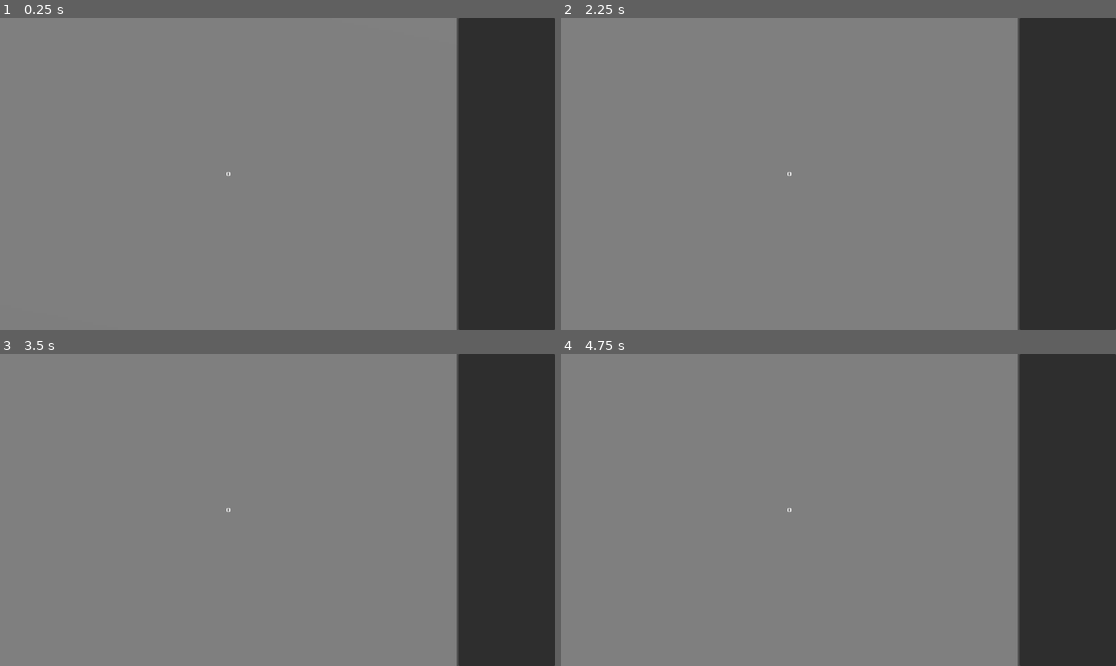
Above: before the commit, frames 1-4 (two rows, left to right).
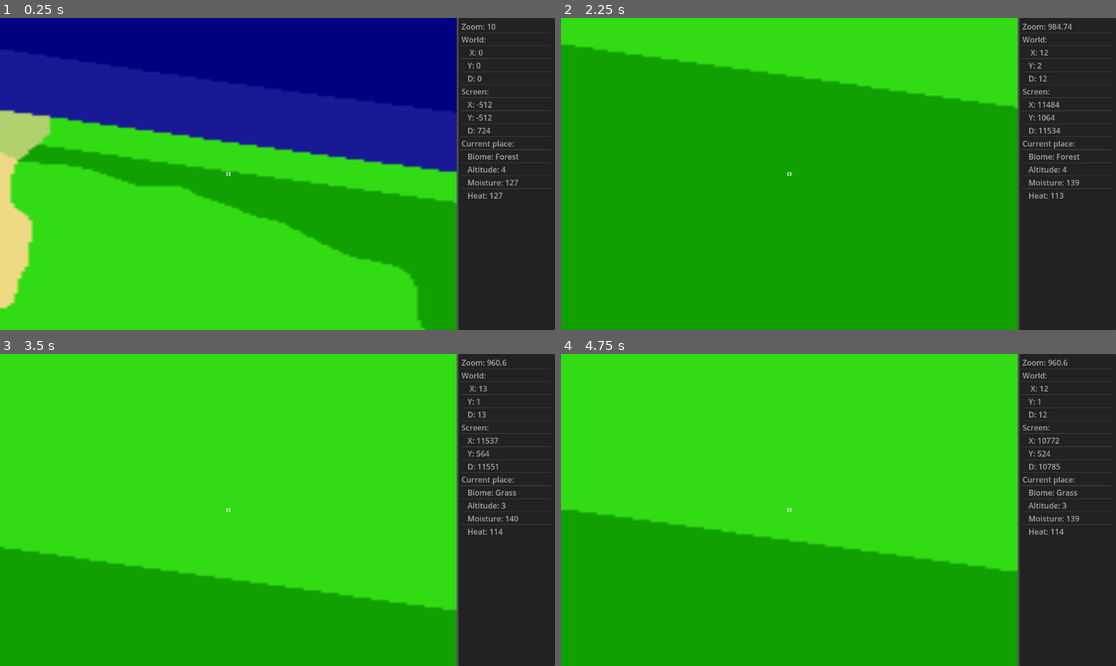
Above: after the commit, the same moments.

Repository: edwin-cox/godot-infinite-worldmap
Game: Godot game, scene res://fullscript/world_map.tscn
Same seed, same stepped clock (60 frames per second), same inputs: the game is played once before the commit and once after it. The project has no main scene, so this scene is started directly.
Inputs:
- Up to frame 1 (0.25 s): no input
- Up to frame 2 (2.25 s): tap Enter at 0.5 s; hold Right (ui_right) 0.53-1.28 s; hold Page Up (zoom_in) 0.53-1.28 s; tap Page Down (zoom_out) at 0.8, 1.35 s; hold Down (ui_down) 1.28-2.03 s; tap Page Up (zoom_in) at 1.55 s; hold Right (ui_right) from 2.03 s (still down); hold Page Up (zoom_in) from 2.03 s (still down)
- Up to frame 3 (3.5 s): tap Page Down (zoom_out) at 2.3, 2.85 s; release Right (ui_right) at 2.78 s; release Page Up (zoom_in) at 2.78 s; hold Up (ui_up) from 2.78 s (still down); tap Page Up (zoom_in) at 3.05 s
- Up to frame 4 (4.75 s): release Up (ui_up) at 3.53 s; hold Page Up (zoom_in) 3.53-4.28 s; hold Left (ui_left) from 3.53 s (still down); tap Page Down (zoom_out) at 3.8, 4.35 s; tap Page Up (zoom_in) at 4.55 s

The runs differ from the first frame. In frame 1, 83% of the frame differs, in the area x 0-94%, y 0-100%; in frame 2, 83%; in frame 3, 83%; in frame 4, 83%.

Commit message:
added current area info

Diff:
--- a/fullscript/area_info_object.gd
+++ b/fullscript/area_info_object.gd
@@ -2,13 +2,13 @@
 
 class_name AreaInfoObject
 
-var biome:float
-var heat:float
-var moisture:float
-var altitude:float
+var biome:int
+var heat:int
+var moisture:int
+var altitude:int
 var color:Color
 
-func _init(biome:float,heat:float,moisture:float,altitude:float,color:Array):
+func _init(biome:int,heat:int,moisture:int,altitude:int,color:Array):
 	self.biome=biome
 	self.heat=heat
 	self.moisture=moisture
--- a/fullscript/biome_generator.gd
+++ b/fullscript/biome_generator.gd
@@ -54,6 +54,23 @@
 	cSnow:[255,255,255]
 }
 
+const BIOME_NAME_TABLE={
+	cDeepWater:"Deep Water",
+	cShallowWater:"Shallow Water",
+	cSand:"Sand",
+	cDesert:"Desert",
+	cGrass:"Grass",
+	cSavanna:"Savanna",
+	cForest:"Forest",
+	cSeasonalForest:"Seasonal Forest",
+	cBorealForest:"Boreal Forest",
+	cRainForest:"Rain Forest",
+	cRock:"Rock",
+	cTundra:"Tundra",
+	cSnow:"Ice"
+}
+
+
 static func get_biome_buffer1(height_buffer:PackedByteArray,main_height_buffer:PackedByteArray,heat_buffer:PackedByteArray,moisture_buffer:PackedByteArray)->PackedByteArray:
 	var buffer:=PackedByteArray()
 	for i in range(height_buffer.size()):
@@ -144,8 +161,10 @@
 
 
 
-static func get_biome_buffer(height_buffer:PackedByteArray,main_height_buffer:PackedByteArray,heat_buffer:PackedByteArray,moisture_buffer:PackedByteArray)->PackedByteArray:
+static func get_biome_buffer(camera_size:Vector2,height_buffer:PackedByteArray,main_height_buffer:PackedByteArray,heat_buffer:PackedByteArray,moisture_buffer:PackedByteArray):
 	var buffer:=PackedByteArray()
+	var middle_pos:=floori(camera_size.y/2.0*camera_size.x+camera_size.x/2.0)
+	var current_biome_name:AreaInfoObject=null
 	for i in range(height_buffer.size()):
 		var main_height := main_height_buffer[i]
 		var height := height_buffer[i]
@@ -153,8 +172,6 @@
 	#
 		var heat:=heat_buffer[i]
 		var moisture:=moisture_buffer[i]
-
-
 
 		var biome_idx
 		if(height<altSand):
@@ -211,8 +228,10 @@
 
 
 		if COLOR_TABLE.has(biome_idx):
+			if i==middle_pos:
+				current_biome_name=AreaInfoObject.new(biome_idx,heat,moisture,height-altShallowWater,COLOR_TABLE[biome_idx])
 			buffer.append_array(COLOR_TABLE[biome_idx])
 		else:
 			buffer.append_array(COLOR_TABLE[cSnow])
 
-	return buffer
+	return [buffer,current_biome_name]
--- a/fullscript/map_generator.gd
+++ b/fullscript/map_generator.gd
@@ -16,35 +16,6 @@
 	return texture
 
 
-func get_biome_name(idx:float)->String:
-	match idx:
-		0:
-			return "Deep Water"
-		0.1:
-			return "Shallow Water"
-		0.2:
-			return "Sand"
-		0.25:
-			return "Desert"
-		0.3:
-			return "Grass"
-		0.35:
-			return "Savanna"
-		0.4:
-			return "Forest"
-		0.45:
-			return "Seasonal Forest"
-		0.5:
-			return "Boreal Forest"
-		0.55:
-			return "Rain Forest"
-		0.6:
-			return "Rock"
-		0.65:
-			return "Tundra"
-		_:
-			return "Ice"
-
 func get_noise_image(idx:int,w:int,h:int)->PackedByteArray:
 	return session.noise_generators[idx].get_image(w,h,false,false,false).get_data()
 
@@ -58,15 +29,17 @@
 
 	session.update_noises(resolution_idx)
 
-#	var elev_buffer:=get_noise_image(session.noise_idx_elevation,camera_zoomed_size.x,camera_zoomed_size.y)
-#	var main_elev_buffer:=get_noise_image(session.noise_idx_main_elevation,camera_zoomed_size.x,camera_zoomed_size.y)
-#	var heat_buffer:=get_noise_image(session.noise_idx_heat,camera_zoomed_size.x,camera_zoomed_size.y)
-#	var moist_buffer:=get_noise_image(session.noise_idx_moisture,camera_zoomed_size.x,camera_zoomed_size.y)
+	var elev_buffer:=get_noise_image(session.noise_idx_elevation,camera_zoomed_size.x,camera_zoomed_size.y)
+	var main_elev_buffer:=get_noise_image(session.noise_idx_main_elevation,camera_zoomed_size.x,camera_zoomed_size.y)
+	var heat_buffer:=get_noise_image(session.noise_idx_heat,camera_zoomed_size.x,camera_zoomed_size.y)
+	var moist_buffer:=get_noise_image(session.noise_idx_moisture,camera_zoomed_size.x,camera_zoomed_size.y)
 
-#	var buffer:=BiomeGenerator.get_biome_buffer(elev_buffer,main_elev_buffer,heat_buffer,moist_buffer)
+	var biome_result=BiomeGenerator.get_biome_buffer(camera_zoomed_size,elev_buffer,main_elev_buffer,heat_buffer,moist_buffer)
+	var buffer:PackedByteArray=biome_result[0]
+	session.current_area_info=biome_result[1]
 
-#	var out:=create_texture_from_buffer(buffer,camera_zoomed_size.x, camera_zoomed_size.y)
-	var out:=ImageTexture.create_from_image(get_noise_texture(session.noise_idx_main_elevation,camera_zoomed_size))
+	var out:=create_texture_from_buffer(buffer,camera_zoomed_size.x, camera_zoomed_size.y)
+#	var out:=ImageTexture.create_from_image(get_noise_texture(session.noise_idx_main_elevation,camera_zoomed_size))
 
 
 	return out
--- a/fullscript/map_session.gd
+++ b/fullscript/map_session.gd
@@ -21,7 +21,8 @@
 
 
 var world_offset:Vector2
-var zoom:float=10
+var zoom:= 10.0 : set = set_zoom, get = get_zoom
+
 var camera_size:Vector2
 var resolutions:Array[int]=[1,2,4,8,16]
 
@@ -33,6 +34,12 @@
 const noise_idx_heat=2
 const noise_idx_moisture=3
 var current_area_info:AreaInfoObject
+
+func set_zoom(value):
+	zoom = clamp(value, 0.01, 1000)
+
+func get_zoom():
+	return zoom
 
 func get_noise_offset(resolution_idx:int)->Vector2:
 	return (world_offset*zoom-camera_size/2)/resolutions[resolution_idx]
@@ -56,5 +63,3 @@
 		var noise=noise_generators[i]
 		noise.offset=Vector3(offset.x,offset.y,0)
 		noise.frequency=noise_config[i].period*resolutions[resolution_idx]/zoom
-#		if i==noise_idx_elevation or i==noise_idx_main_elevation:
-#			noise.fractal_lacunarity=noise_config[i].lacunarity*2
--- a/fullscript/world_map.gd
+++ b/fullscript/world_map.gd
@@ -16,6 +16,7 @@
 	map_gen.session=session
 
 	start_update(false)
+	refresh_infobox()
 
 func start_update(is_recursive:bool):
 	if is_recursive:
@@ -61,15 +62,14 @@
 	if Input.is_action_pressed("zoom_out"):
 		session.zoom*=0.9
 		map_changed=true
-		print(session.zoom)
 	elif Input.is_action_pressed("zoom_in"):
 		session.zoom*=1.1
 		map_changed=true
-		print(session.zoom)
 
 	map_changed=map_changed or offset_change != Vector2.ZERO
 
 	if map_changed:
+		refresh_infobox()
 		image_changed=true
 		$fast_rendering_timer.stop()
 
@@ -81,3 +81,29 @@
 		if image_changed and $fast_rendering_timer.is_stopped():
 			image_changed=false
 			$fast_rendering_timer.start()
+
+func refresh_infobox():
+	var infobox:ItemList=$HBoxContainer/Panel/infobox
+
+
+	infobox.clear()
+
+	infobox.add_item("Zoom: "+str(roundf(session.zoom*100)/100.0))
+	infobox.add_item("World:")
+
+	infobox.add_item("    X: "+str(roundf(session.world_offset.x)))
+	infobox.add_item("   Y: "+str(roundf(session.world_offset.y)))
+	infobox.add_item("   D: "+str(roundf(session.world_offset.length())))
+
+	infobox.add_item("Screen:")
+	var screen_offset=session.get_noise_offset(0)
+	infobox.add_item("   X: "+str(roundf(screen_offset.x)))
+	infobox.add_item("   Y: "+str(roundf(screen_offset.y)))
+	infobox.add_item("   D: "+str(roundf(screen_offset.length())))
+
+	var current_info:=session.current_area_info
+	infobox.add_item("Current place:")
+	infobox.add_item("   Biome: "+BiomeGenerator.BIOME_NAME_TABLE[current_info.biome])
+	infobox.add_item("   Altitude: "+str(current_info.altitude))
+	infobox.add_item("   Moisture: "+str(current_info.moisture))
+	infobox.add_item("   Heat: "+str(current_info.heat))
--- a/fullscript/world_map.tscn
+++ b/fullscript/world_map.tscn
@@ -34,6 +34,14 @@
 custom_minimum_size = Vector2(200, 0)
 layout_mode = 2
 
+[node name="infobox" type="ItemList" parent="HBoxContainer/Panel"]
+layout_mode = 1
+anchors_preset = 15
+anchor_right = 1.0
+anchor_bottom = 1.0
+grow_horizontal = 2
+grow_vertical = 2
+
 [node name="fast_rendering_timer" type="Timer" parent="."]
 wait_time = 0.5
 one_shot = true
